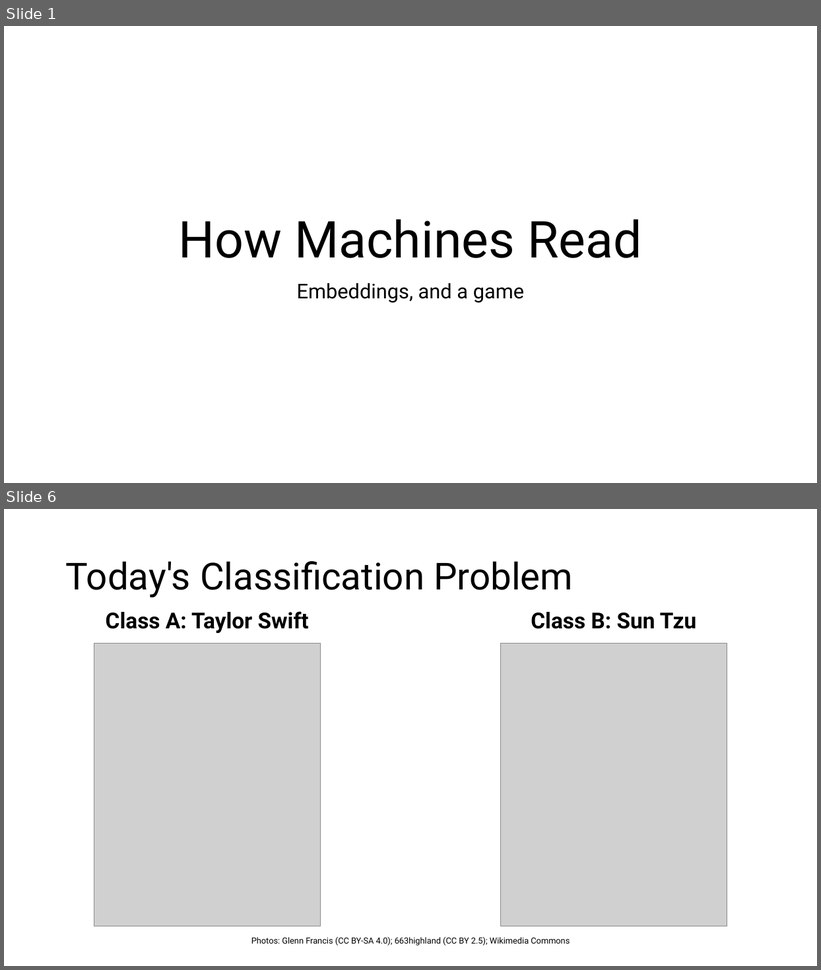
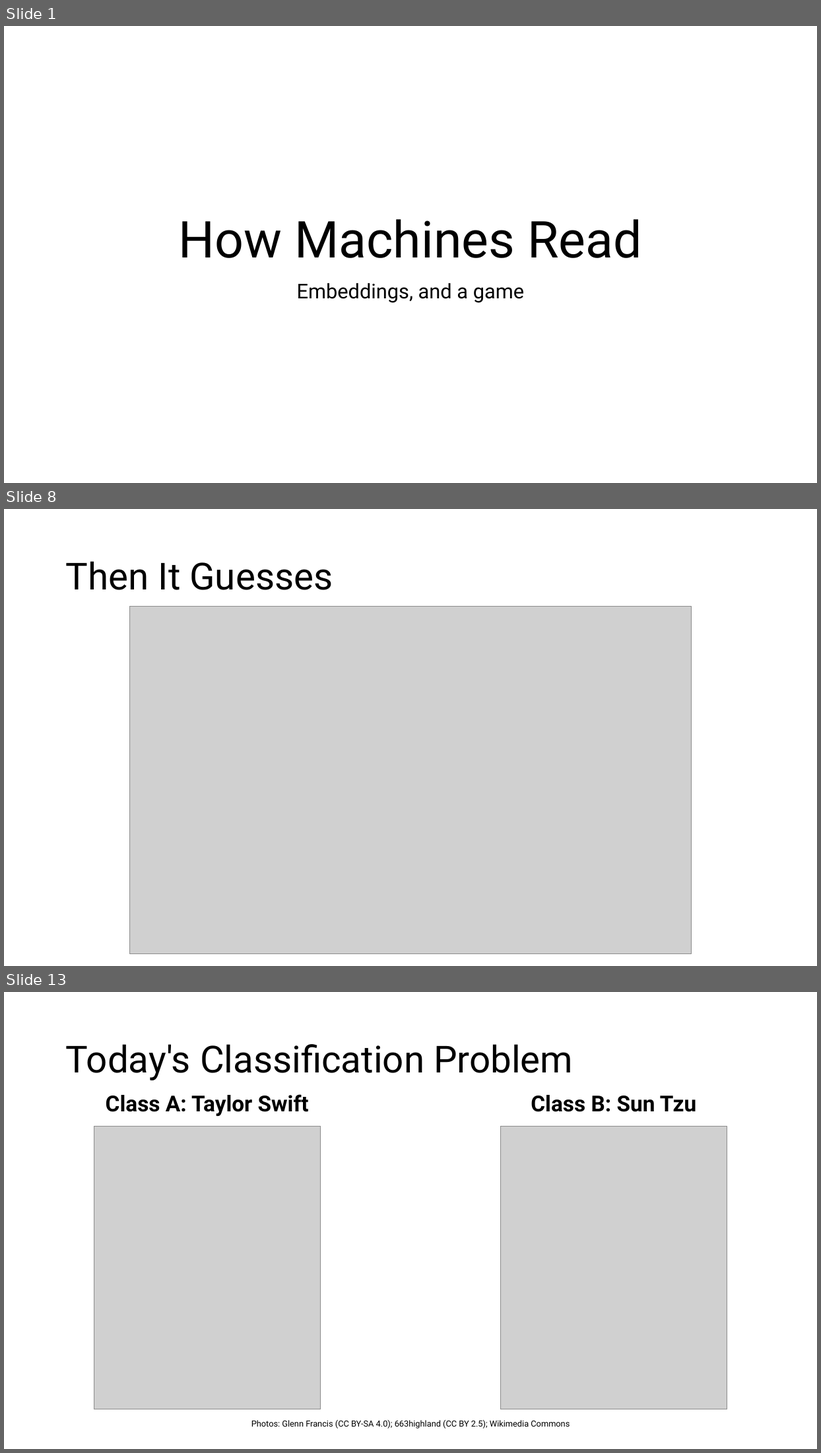
Before and after one commit to IslamTayeb/tzu-vs-taylor, a slide deck: slides/tzu_vs_taylor_lecture.pptx. Shown one above the other, each under a label of ours: slides 1 and 6 before the commit, slides 1, 8 and 13 after it; the slides between them are not shown. The pictures are 821x970 and 821x1453 pixels, drawn with LibreOffice and Linux fonts; fonts in the diff are those of the drawing; grey boxes stand for pictures. Boxes give left, top, right and bottom in pixels: in the first picture for what was removed or moved away, otherwise in the second. Text is boxed around its words. In the diff, an @@ line names an element or a change of style, - is before the commit and + after.

```diff
--- a/slides/tzu_vs_taylor_lecture.pptx
+++ b/slides/tzu_vs_taylor_lecture.pptx
@@ slide 8 added at box(4, 509, 817, 966), background #FFFFFF @@
@@ title added at box(66, 561, 333, 590), 44 pt, text #000000 @@
+Then It Guesses
@@ picture added at box(129, 607, 692, 955) @@
@@ what was slide 6 is now slide 13 @@
```
Also in this commit, not shown: 7 slides changed, 6 other slides added, 27 other files.
